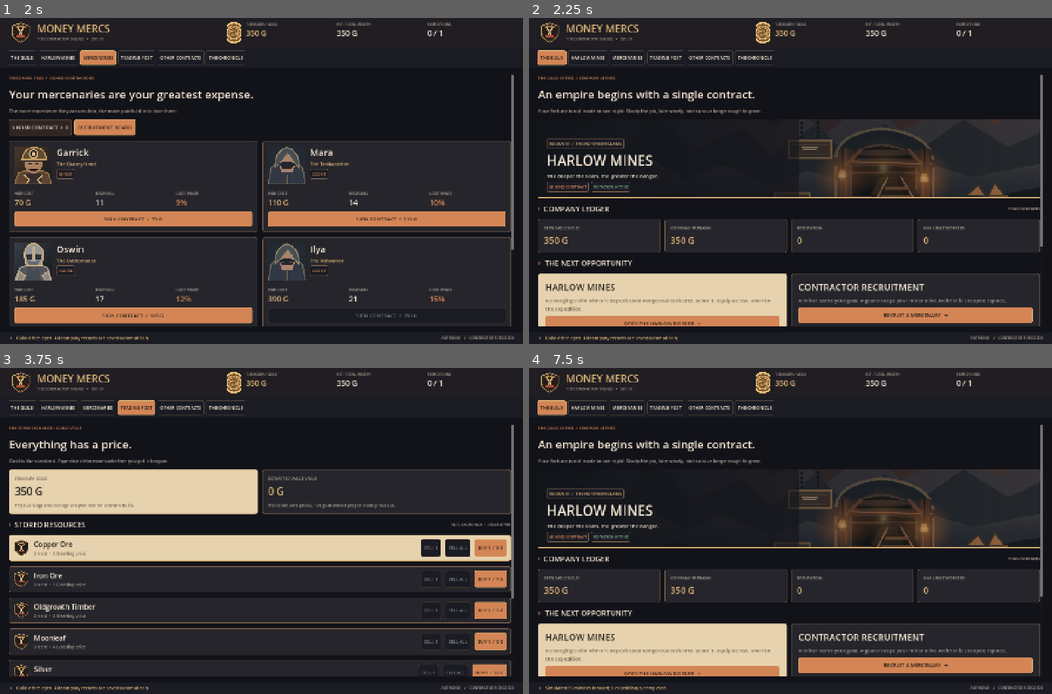
Above: before the commit, frames 1-4 (two rows, left to right).
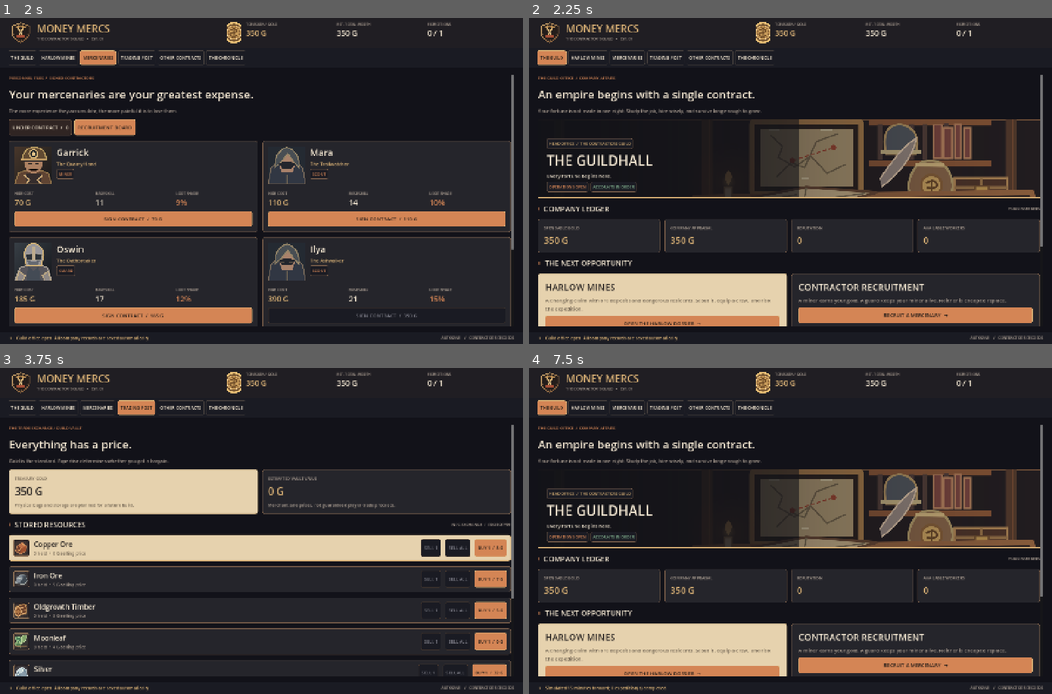
Above: after the commit, the same moments.

Repository: wiings3/Hellfare
Game: Godot game, scene res://scenes/main.tscn
The game is run twice, just before and just after one commit, with the same random seed, the same clock (stepped at 60 frames per second) and the same inputs.
Inputs:
- Up to frame 1 (2 s): click "HARLOW MINES" at 0.5 s; click "GO TO RECRUITMENT" at 1.25 s
- Up to frame 2 (2.25 s): click "THE GUILD" at 2 s
- Up to frame 3 (3.75 s): click "MERCENARIES" at 2.75 s; click "TRADING POST" at 3.5 s
- Up to frame 4 (7.5 s): click "OTHER CONTRACTS" at 4.25 s; click "OTHER CONTRACTS" at 5 s; click "THE CHRONICLE" at 5.75 s; click "SIMULATE +15 MIN" at 6.5 s; click "THE GUILD" at 7.25 s

Frame 1 is identical in both runs. In frame 2, 9.3% of the frame differs, in the area x 3-98%, y 31-55%; in frame 3, 0.6%; in frame 4, 9.3%.

Commit message:
Give Guildhall its own panorama and each traded resource a distinct icon

Diff:
--- a/scripts/ledger_ui.gd
+++ b/scripts/ledger_ui.gd
@@ -29,6 +29,17 @@
 	["ledger","THE CHRONICLE"]
 ]
 const HERO := preload("res://assets/ui/harlow_landscape.svg")
+const GUILDHALL := preload("res://assets/ui/guildhall.svg")
+const RESOURCE_ICONS := {
+	"copper": preload("res://assets/ui/resource_copper.svg"),
+	"iron": preload("res://assets/ui/resource_iron.svg"),
+	"timber": preload("res://assets/ui/resource_timber.svg"),
+	"herbs": preload("res://assets/ui/resource_herbs.svg"),
+	"silver": preload("res://assets/ui/resource_silver.svg"),
+	"crystal": preload("res://assets/ui/resource_crystal.svg"),
+	"relic": preload("res://assets/ui/resource_relic.svg"),
+	"sovereign": preload("res://assets/ui/resource_sovereign.svg")
+}
 const CREST := preload("res://assets/ui/guild_crest.svg")
 const GOLD_ICON := preload("res://assets/ui/gold_coin.svg")
 const MINER := preload("res://assets/ui/portrait_miner.svg")
@@ -41,7 +52,7 @@
 
 var game: MoneyMercsState
 var page: String = "harlow"
-var roster_tab: String = "recruits"
+var roster_tab: String = "employed"
 var selected_crew: Array[String] = []
 var tactic: String = "Balanced"
 var selected_region: String = "lowlands"
@@ -395,13 +406,13 @@
 		return "%dm %02ds" % [int(seconds / 60), seconds % 60]
 	return "%ds" % maxi(0, seconds)
 
-func _texture_hero(parent: Node) -> void:
+func _texture_hero(parent: Node, office: bool = false) -> void:
 	var hero := Control.new()
 	hero.clip_contents = true
 	hero.custom_minimum_size.y = 216
 	hero.size_flags_horizontal = Control.SIZE_EXPAND_FILL
 	parent.add_child(hero)
-	var scene := _image(HERO, 216)
+	var scene := _image(GUILDHALL if office else HERO, 216)
 	_cover(scene)
 	hero.add_child(scene)
 	var veil := ColorRect.new()
@@ -426,13 +437,13 @@
 	var stack := _v(6)
 	stack.alignment = BoxContainer.ALIGNMENT_END
 	overlay.add_child(stack)
-	stack.add_child(_chip("REGION 01  /  THE NORTHERN CLAIMS", C_GOLD))
-	stack.add_child(_lab("HARLOW MINES", 38, C_IVORY))
-	stack.add_child(_lab("The deeper the seam, the greater the danger.", 14, C_IVORY))
+	stack.add_child(_chip("HEAD OFFICE  /  THE CONTRACTORS GUILD" if office else "REGION 01  /  THE NORTHERN CLAIMS", C_GOLD))
+	stack.add_child(_lab("THE GUILDHALL" if office else "HARLOW MINES", 38, C_IVORY))
+	stack.add_child(_lab("Every fortune begins here." if office else "The deeper the seam, the greater the danger.", 14, C_IVORY))
 	var tier := _h(7)
 	stack.add_child(tier)
-	tier.add_child(_chip("MINING CONTRACT", C_COPPER))
-	tier.add_child(_chip("ROTATION ACTIVE", C_SAFE))
+	tier.add_child(_chip("OPERATIONS OPEN" if office else "MINING CONTRACT", C_COPPER))
+	tier.add_child(_chip("ACCOUNTS IN ORDER" if office else "ROTATION ACTIVE", C_SAFE))
 
 func _draw_harlow() -> void:
 	game.harlow_sync()
@@ -711,7 +722,7 @@
 func _draw_office() -> void:
 	var body := _scroller(content_host)
 	_heading(body, "THE GUILD OFFICE  /  COMPANY AFFAIRS", "An empire begins with a single contract.", "Your fortune is not made in one night. Study the job, hire wisely, and survive long enough to grow.")
-	_texture_hero(body)
+	_texture_hero(body, true)
 	_section(body, "I", "COMPANY LEDGER", "YOUR NUMBERS")
 	var row := _h(12)
 	body.add_child(row)
@@ -844,7 +855,8 @@
 		var p := _panel(body, id == selected_item, 12, id == selected_item)
 		var r := _h(12)
 		p.add_child(r)
-		var icon := _image(GOLD_ICON if id == "sovereign" else CREST, 44)
+		var icon_texture: Texture2D = RESOURCE_ICONS.get(id, CREST)
+		var icon := _image(icon_texture, 44)
 		icon.custom_minimum_size.x = 44
 		icon.size_flags_horizontal = Control.SIZE_SHRINK_BEGIN
 		r.add_child(icon)
